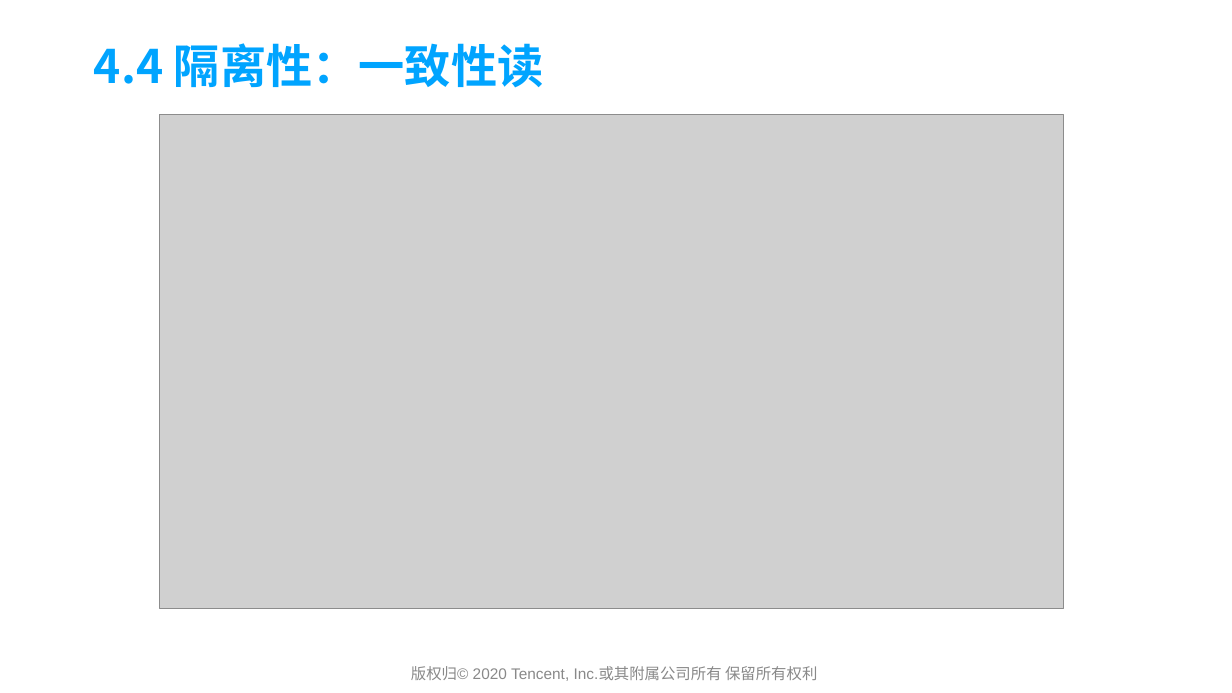
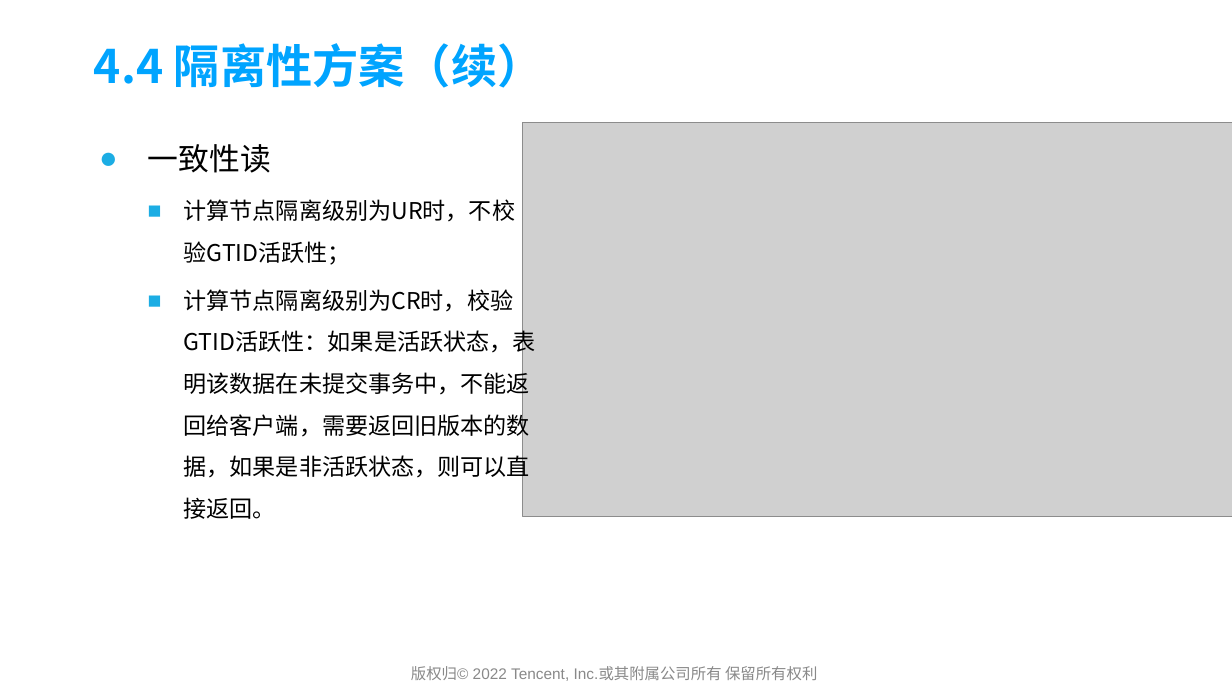
Before and after one commit to yedushusheng/mysql-learning, a slide deck: slide 27 of 28. OLTP/GoldenDB产品简介及架构解析.pptx. Drawn at 1232x693 pixels with LibreOffice and Linux fonts; fonts in the diff are those of the drawing; grey boxes stand for pictures; background and template pictures are left out. Boxes give left, top, right and bottom in pixels: in the first picture for what was removed or moved away, otherwise in the second. Text is boxed around its words. In the diff, an @@ line names an element or a change of style, - is before the commit and + after.

```diff
--- a/28. OLTP/GoldenDB产品简介及架构解析.pptx
+++ b/28. OLTP/GoldenDB产品简介及架构解析.pptx
@@ title at [94, 43, 544, 88]: text changed @@
-4.4 隔离性：一致性读
+4.4 隔离性方案（续）
@@ text added at [148, 144, 536, 519], 18 pt, text #000000 @@
+● 一致性读
+  ■ 计算节点隔离级别为UR时，不校验GTID活跃性；
+  ■ 计算节点隔离级别为CR时，校验GTID活跃性：如果是活跃状态，表明该数据在未提交事务中，不能返回给客户端，需要返回旧版本的数据，如果是非活跃状态，则可以直接返回。
@@ picture: place and size @@
-picture at [160, 115, 1064, 608]
+picture at [523, 122, 1232, 516]
@@ text at [411, 666, 817, 681]: text changed @@
-版权归© 2020 Tencent, Inc.或其附属公司所有 保留所有权利
+版权归© 2022 Tencent, Inc.或其附属公司所有 保留所有权利
```
Also in this commit, not shown: 48 other slides changed, 3 slides added.
